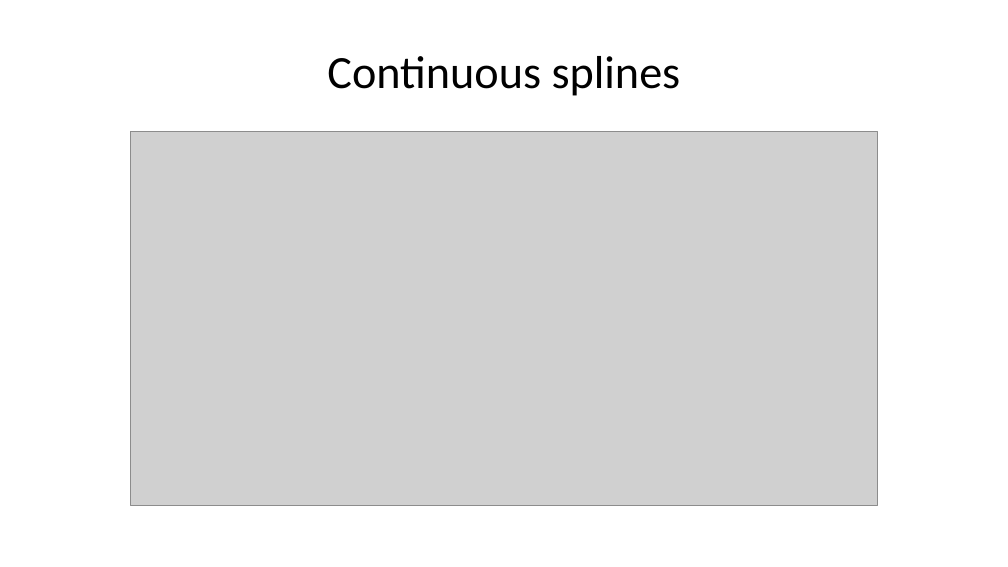
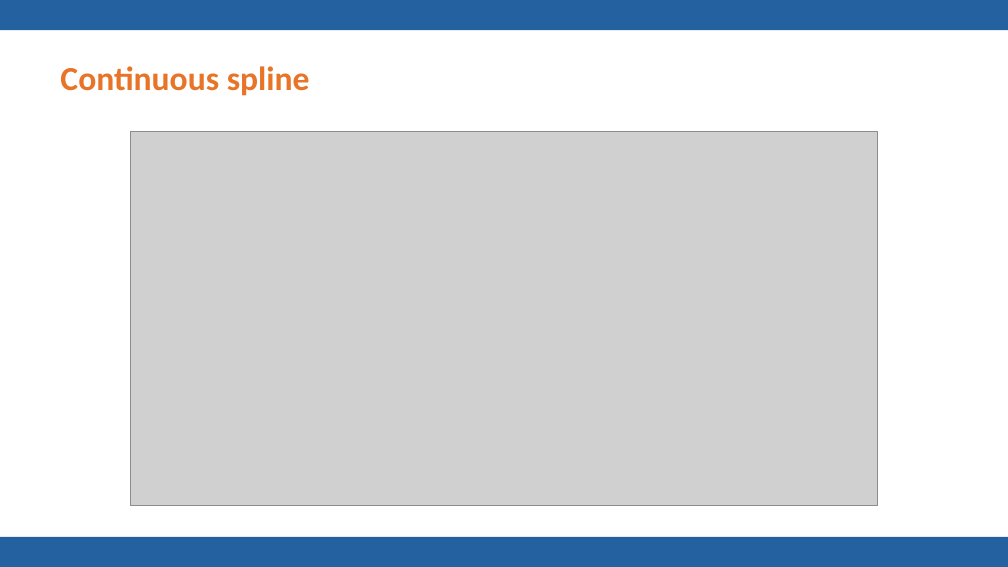
Before and after one commit to pmean/talks, a slide deck: slide 46 of splines/results/splines-slides-and-speaker-notes.pptx (slide 54 before the commit). Drawn at 1008x567 pixels with LibreOffice and Linux fonts; fonts in the diff are those of the drawing; grey boxes stand for pictures; background and template pictures are left out. Boxes give left, top, right and bottom in pixels: in the first picture for what was removed or moved away, otherwise in the second. Text is boxed around its words. In the diff, an @@ line names an element or a change of style, - is before the commit and + after.

Commit message:
Final version (I hope!) of splines talk

```diff
--- a/splines/results/splines-slides-and-speaker-notes.pptx
+++ b/splines/results/splines-slides-and-speaker-notes.pptx
@@ rectangle added at <box>0,0,1008,30</box>, fill #2361A1 @@
@@ title at <box>60,66,310,96</box>: text changed; size 33 to 24 pt; text colour #000000 to #E87427; bold on @@
-Continuous splines
+Continuous spline
@@ rectangle added at <box>0,537,1008,567</box>, fill #2361A1 @@
```
Also in this commit, not shown: 71 other slides changed, 22 slides added, 32 slides removed, 9 other files.
